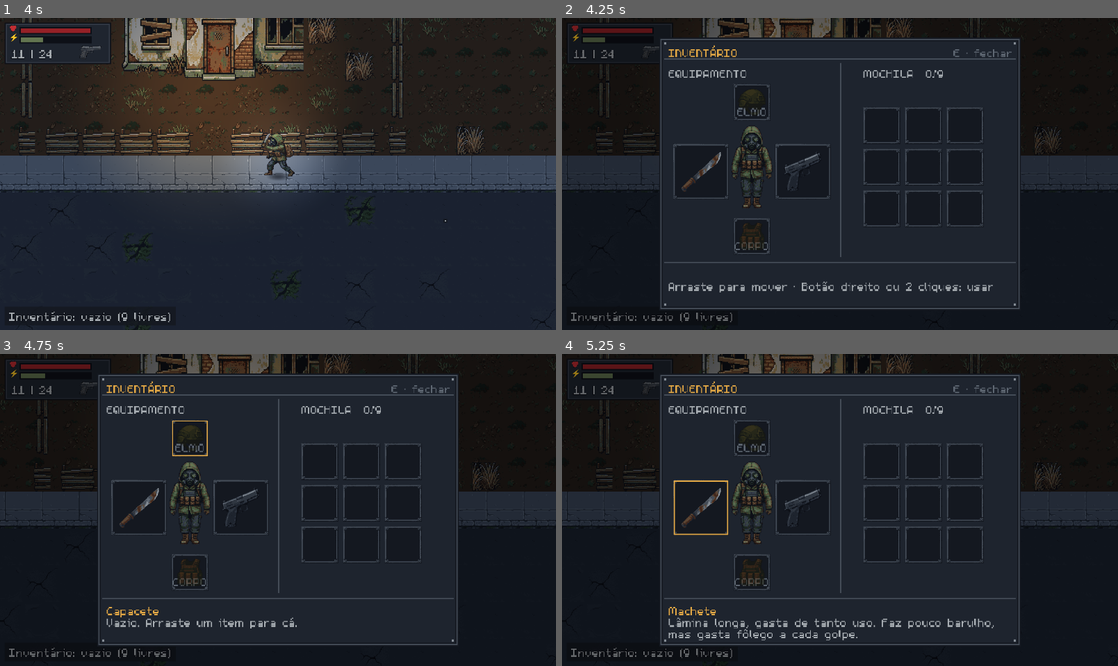
Above: before the commit, frames 1-4 (two rows, left to right).
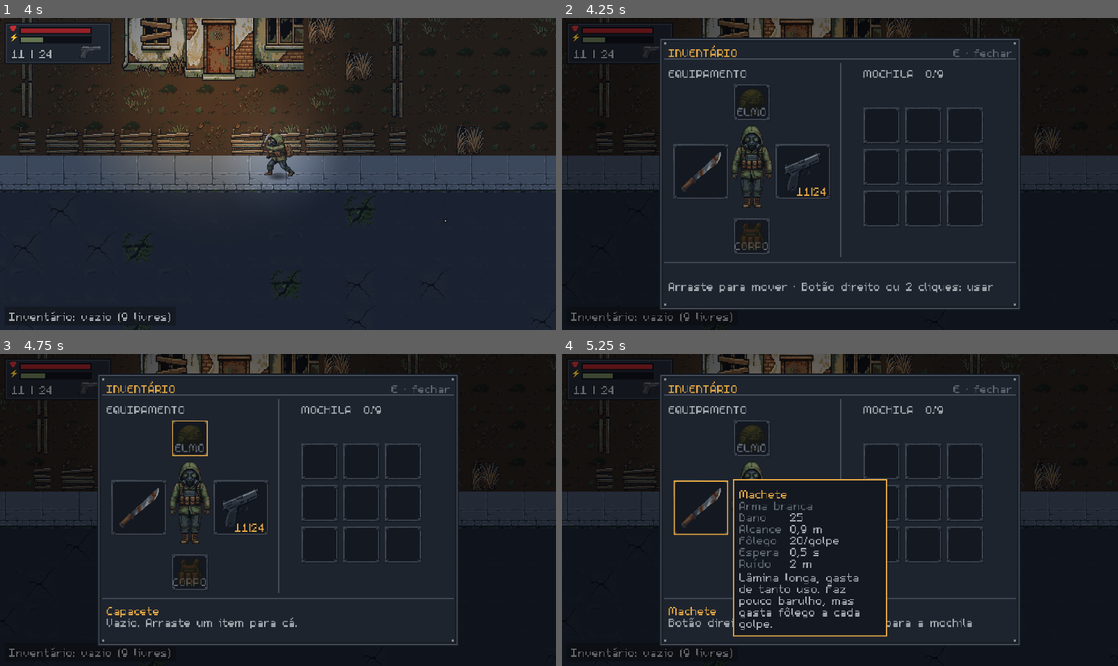
Above: after the commit, the same moments.

Repository: KaiD3v/Afterfall
Game: Godot game, scene res://scenes/main.tscn
Same seed, same stepped clock (60 frames per second), same inputs: the game is played once before the commit and once after it.
Inputs (mouse positions are in pixels of both pictures, inside the frame that each line leads up to):
- Up to frame 1 (4 s): tap Enter at 0.5 s; move the mouse to (400, 158) at 0.52 s; hold D (move_right) 0.53-1.25 s; tap Q (heal) at 0.6 s; click (400, 158) at 0.67 s; tap F (interact) at 0.8, 2.3, 3.8 s; drag from (166, 189) to (250, 236) at 1.27 s; move the mouse to (333, 105) at 2.02 s; hold D (move_right) 2.03-2.75 s; hold Right mouse button (aim) 2.03-2.75 s; click (333, 105) at 2.17 s; drag from (250, 236) to (111, 127) at 2.77 s; move the mouse to (444, 220) at 3.52 s; hold A (move_left) from 3.53 s (still down); tap T (flashlight) at 3.6 s; click (444, 220) at 3.67 s
- Up to frame 2 (4.25 s): keep holding A (move_left); tap E (inventory) at 4.15 s
- Up to frame 3 (4.75 s): release A (move_left) at 4.25 s; drag from (189, 438) to (194, 432) at 4.27 s
- Up to frame 4 (5.25 s): tap Space at 5 s; move the mouse to (701, 506) at 5.02 s; hold S (move_down) from 5.03 s (still down); tap F (interact) at 5.1 s; click (701, 506) at 5.17 s

Frame 1 is identical in both runs. In frame 2, less than 0.1% of the frame differs, in the area x 42-48%, y 54-58%; in frame 3, less than 0.1%; in frame 4, 4.0%, in the area x 19-78%, y 40-92%.

Commit message:
Inventário I3: ficha do item, comparação, munição no slot
- ItemData.type_name()/stats(): cada tipo de item descreve seus números
  (arma branca, arma de fogo, cura, munição, proteção), na unidade da tela.
- ItemSheet: ficha ao lado do slot com nome, tipo, números e descrição;
  itens da mochila comparados ao equipado (+ verde melhor, - ferrugem pior).
- Slot da arma de fogo mostra munição (12|24) ou REC; contador da mochila
  muda de cor cheia; rodapé diz o que o botão direito faz.

Co-Authored-By: Claude Opus 5.5 <noreply@anthropic.com>

Diff:
--- a/scenes/ui/inventory_menu.gd
+++ b/scenes/ui/inventory_menu.gd
@@ -47,6 +47,7 @@
 var _frames := {}  # tamanho do slot -> moldura gerada
 var _hovered: ItemSlot
 var _audio := AudioStreamPlayer.new()
+var sheet := ItemSheet.new()  # ficha do item sob o mouse, ao lado do slot
 var _message_id := 0  # um aviso novo cancela a volta do anterior
 
 @onready var root: Control = $Root
@@ -59,9 +60,9 @@
 	_build()
 	RunState.inventory.changed.connect(_refresh)
 	RunState.equipment.changed.connect(_refresh)
-	player.firearm.changed.connect(_update_locks)
+	player.firearm.changed.connect(_on_firearm_changed)
 	player.died.connect(_on_player_died)
-	_update_locks()
+	_on_firearm_changed()
 	root.hide()
 	_refresh()
 
@@ -182,11 +183,14 @@
 		_audio.play()
 
 
-# A arma de fogo não sai nem entra no slot durante a recarga.
-func _update_locks() -> void:
+# A arma de fogo não sai nem entra no slot durante a recarga, e o slot mostra a munição.
+func _on_firearm_changed() -> void:
 	var slot := gear_slot(EquipmentItem.Slot.FIREARM)
-	if slot:
-		slot.locked = player.firearm.reloading
+	if slot == null:
+		return
+	var gun := player.firearm
+	slot.locked = gun.reloading
+	slot.badge = "REC" if gun.reloading else "%d|%d" % [gun.ammo, gun.reserve]
 
 
 func gear_slot(slot: int) -> ItemSlot:
@@ -202,6 +206,7 @@
 	if _bag_title:
 		var bag := RunState.inventory
 		_bag_title.text = "MOCHILA  %d/%d" % [bag.size(), bag.capacity]
+		_bag_title.add_theme_color_override("font_color", WARN if bag.is_full() else TEXT)  # cheia: avisa
 
 
 func _on_hovered(slot: ItemSlot) -> void:
@@ -221,13 +226,35 @@
 	var item := slot.item() if slot else null
 	if item:
 		_name.text = item.display_name
-		_desc.text = item.description
-	elif slot:
+		_desc.text = _action_hint(slot, item)
+		sheet.show_for(item, _equipped_like(slot, item), slot.get_global_rect(), root.get_global_rect())
+		return
+	sheet.hide()
+	if slot:
 		_name.text = slot.caption if slot.caption else "Bloco vazio"
 		_desc.text = "Vazio. Arraste um item para cá."
 	else:
 		_name.text = ""
 		_desc.text = "Arraste para mover · Botão direito ou 2 cliques: usar"  # a tecla de fechar está no título
+
+
+# O que o botão direito faz com este item, para o rodapé.
+func _action_hint(slot: ItemSlot, item: ItemData) -> String:
+	if slot.container == RunState.equipment:
+		return "Botão direito: desequipar · arraste para a mochila"
+	if item is EquipmentItem:
+		var swap := " (troca com o equipado)" if _equipped_like(slot, item) else ""
+		return "Botão direito: equipar" + swap
+	if item is HealItem:
+		return "Botão direito: usar · Q usa sem abrir o menu"
+	return "Arraste para mover"
+
+
+# O item equipado no mesmo slot que este, para a ficha comparar (só para itens da mochila).
+func _equipped_like(slot: ItemSlot, item: ItemData) -> ItemData:
+	if slot.container == RunState.equipment or not item is EquipmentItem:
+		return null
+	return RunState.equipment.get_at(item.slot)
 
 
 func _build() -> void:
@@ -271,6 +298,7 @@
 	_desc = _label(panel, "", Vector2(8, 208), TEXT)
 	_desc.size = Vector2(PANEL.size.x - 16, 22)
 	_desc.autowrap_mode = TextServer.AUTOWRAP_WORD_SMART
+	root.add_child(sheet)  # por cima do painel
 
 
 # O protagonista parado, de frente, recortado no corpo (sem a margem do quadro) e 2× maior.
--- /dev/null
+++ b/scenes/ui/item_sheet.gd
@@ -0,0 +1,96 @@
+# Ficha do item ao lado do slot sob o mouse: nome, tipo, números (ItemData.stats) e descrição.
+# Com compare_to (o item equipado no mesmo slot), cada número mostra a diferença: verde se o
+# item da ficha é melhor, ferrugem se é pior. Painel e textos são elementos simples por código.
+class_name ItemSheet
+extends Control
+
+const WIDTH := 132
+const PAD := 5
+const LINE := 10
+const GAP := 4  # distância do slot
+const BG := Color8(20, 24, 32)          # shadow_outline
+const BORDER := Color8(227, 168, 69)    # amber_light_glow
+const TITLE := Color8(227, 168, 69)
+const TEXT := Color8(168, 174, 179)     # concrete_highlight
+const DIM := Color8(95, 104, 115)       # concrete_mid
+const BETTER := Color8(128, 138, 96)    # foliage_dry
+const WORSE := Color8(184, 118, 68)     # rust_highlight
+
+var item: ItemData
+var compare_to: ItemData
+
+
+func _init() -> void:
+	mouse_filter = Control.MOUSE_FILTER_IGNORE
+	hide()
+
+
+# Mostra a ficha de it ao lado de slot_rect (coordenadas da tela), dentro de bounds.
+func show_for(it: ItemData, other: ItemData, slot_rect: Rect2, bounds: Rect2) -> void:
+	item = it
+	compare_to = other if other != it else null
+	for c in get_children():
+		c.queue_free()
+	var y := PAD
+	y = _line(it.display_name, y, TITLE)
+	y = _line(it.type_name() + (" · vs. equipado" if compare_to else ""), y, DIM)
+	var theirs := {}
+	if compare_to:
+		for s in compare_to.stats():
+			theirs[s.label] = s
+	for s in it.stats():
+		y = _stat(s, theirs.get(s.label), y)
+	if it.description:
+		y += 2
+		var desc := Label.new()
+		desc.text = it.description
+		desc.position = Vector2(PAD, y)
+		desc.autowrap_mode = TextServer.AUTOWRAP_WORD_SMART
+		desc.custom_minimum_size = Vector2(WIDTH - PAD * 2, 0)  # largura fixa: quebra a linha nela
+		desc.add_theme_color_override("font_color", TEXT)
+		add_child(desc)
+		desc.size = desc.get_minimum_size()
+		y += int(desc.size.y)
+	size = Vector2(WIDTH, y + PAD)
+	# à direita do slot; sem espaço, à esquerda; sempre dentro dos limites
+	var at := Vector2(slot_rect.end.x + GAP, slot_rect.position.y)
+	if at.x + size.x > bounds.end.x:
+		at.x = slot_rect.position.x - GAP - size.x
+	at.y = clampf(at.y, bounds.position.y, bounds.end.y - size.y)
+	position = at.round()
+	queue_redraw()
+	show()
+
+
+func _line(text: String, y: int, color: Color) -> int:
+	var l := Label.new()
+	l.text = text
+	l.position = Vector2(PAD, y)
+	l.add_theme_color_override("font_color", color)
+	add_child(l)
+	return y + LINE
+
+
+# "Dano 25", com "+15" ou "-15" ao lado na cor de melhor ou pior.
+func _stat(s: Dictionary, other, y: int) -> int:
+	_label(s.label, Vector2(PAD, y), DIM)
+	_label(s.text, Vector2(PAD + 44, y), TEXT)
+	if other != null and s.value != other.value:
+		var diff: float = s.value - other.value
+		var better: bool = (diff > 0) == s.higher_is_better
+		_label(("+" if diff > 0 else "-") + ItemData.num(absf(diff)), Vector2(WIDTH - PAD - 30, y), BETTER if better else WORSE)
+	return y + LINE
+
+
+func _label(text: String, at: Vector2, color: Color) -> void:
+	var l := Label.new()
+	l.text = text
+	l.position = at
+	l.add_theme_color_override("font_color", color)
+	add_child(l)
+
+
+func _draw() -> void:
+	var r := Rect2(Vector2.ZERO, size)
+	draw_rect(r, BG)
+	draw_rect(r, BORDER, false, 1.0)
--- a/scenes/ui/item_slot.gd
+++ b/scenes/ui/item_slot.gd
@@ -40,6 +40,10 @@
 		locked = value
 		queue_redraw()
 var drop_state := Drop.NONE
+var badge := "":            # texto no canto do slot com item (munição da arma de fogo)
+	set(value):
+		badge = value
+		queue_redraw()
 
 var _hover := false
 var _icon := TextureRect.new()
@@ -115,6 +119,8 @@
 		draw_rect(r.grow(-2), FILL)
 		for c in [Vector2(2, 2), Vector2(slot_size.x - 3, 2), Vector2(2, slot_size.y - 3), Vector2(slot_size.x - 3, slot_size.y - 3)]:
 			draw_rect(Rect2(c, Vector2.ONE), RIVET)
+	if badge and item():
+		draw_string(get_theme_default_font(), Vector2(0, slot_size.y - 3), badge, HORIZONTAL_ALIGNMENT_RIGHT, slot_size.x - 3, 16, HOVER)
 	if short_caption and item() == null:
 		draw_string(get_theme_default_font(), Vector2(0, slot_size.y - 4), short_caption, HORIZONTAL_ALIGNMENT_CENTER, slot_size.x, 16, LABEL)
 	if drop_state == Drop.ACCEPT:
--- a/scripts/items/ammo_item.gd
+++ b/scripts/items/ammo_item.gd
@@ -6,6 +6,14 @@
 @export var amount := 6
 
 
+func type_name() -> String:
+	return "Munição"
+
+
+func stats() -> Array[Dictionary]:
+	return [stat("Balas", amount, str(amount))]
+
+
 func on_pickup(user: Node) -> bool:
 	user.firearm.reserve += amount
 	return false
--- a/scripts/items/armor_item.gd
+++ b/scripts/items/armor_item.gd
@@ -4,3 +4,8 @@
 extends EquipmentItem
 
 @export var protection := 0.0  # fração do dano evitada, 0 a 1
+
+
+func stats() -> Array[Dictionary]:
+	var text := "%d%% (ainda sem efeito)" % roundi(protection * 100)  # a proteção ainda não reduz dano
+	return [stat("Proteção", protection, text)]
--- a/scripts/items/equipment_item.gd
+++ b/scripts/items/equipment_item.gd
@@ -6,3 +6,9 @@
 
 @export var slot := Slot.MELEE
 @export var equip_sound: AudioStream  # toca no menu quando o item é equipado
+
+const SLOT_NAMES := {Slot.MELEE: "Arma branca", Slot.FIREARM: "Arma de fogo", Slot.HEAD: "Capacete", Slot.BODY: "Colete"}
+
+
+func type_name() -> String:
+	return SLOT_NAMES[slot]
--- a/scripts/items/heal_item.gd
+++ b/scripts/items/heal_item.gd
@@ -3,6 +3,14 @@
 extends ItemData
 
 @export var heal := 30.0
+
+
+func type_name() -> String:
+	return "Consumível"
+
+
+func stats() -> Array[Dictionary]:
+	return [stat("Cura", heal, "+" + num(heal))]
 
 
 func use(user: Node) -> bool:
--- a/scripts/items/item_data.gd
+++ b/scripts/items/item_data.gd
@@ -17,3 +17,24 @@
 # Uso pelo inventário (tecla Q ou botão direito no menu). true = gastou o item.
 func use(_user: Node) -> bool:
 	return false
+
+
+# Tipo mostrado na ficha do menu ("Consumível", "Arma branca"...).
+func type_name() -> String:
+	return "Item"
+
+
+# Números da ficha do menu, lidos dos dados: cada linha é stat(rótulo, valor, texto, maior_melhor),
+# com o valor já na unidade do texto (a diferença na comparação sai na mesma unidade).
+# A comparação com o item equipado casa as linhas pelo rótulo.
+func stats() -> Array[Dictionary]:
+	return []
+
+
+static func stat(label: String, value: float, text: String, higher_is_better := true) -> Dictionary:
+	return {"label": label, "value": value, "text": text, "higher_is_better": higher_is_better}
+
+
+# Número com vírgula decimal e sem casas inúteis: 0,5 · 10 · 1,5.
+static func num(value: float) -> String:
+	return String.num(value, 1).trim_suffix(".0").replace(".", ",")
--- a/scripts/items/weapon_item.gd
+++ b/scripts/items/weapon_item.gd
@@ -3,3 +3,22 @@
 extends EquipmentItem
 
 @export var weapon: WeaponData
+
+const METERS := 1.0 / World.TILE  # na ficha, 1 tile = 1 m
+
+
+func stats() -> Array[Dictionary]:
+	var out: Array[Dictionary] = [stat("Dano", weapon.damage, num(weapon.damage))]
+	var melee := weapon as MeleeData
+	var gun := weapon as FirearmData
+	if melee:
+		out.append(stat("Alcance", melee.reach * METERS, num(melee.reach * METERS) + " m"))
+		out.append(stat("Fôlego", weapon.stamina_cost, num(weapon.stamina_cost) + "/golpe", false))
+		out.append(stat("Espera", weapon.cooldown, num(weapon.cooldown) + " s", false))
+	elif gun:
+		out.append(stat("Pente", gun.mag_size, str(gun.mag_size)))
+		out.append(stat("Alcance", gun.max_range * METERS, num(gun.max_range * METERS) + " m"))
+		out.append(stat("Recarga", gun.reload_time, num(gun.reload_time) + " s", false))
+	if weapon.noise > 0.0:
+		out.append(stat("Ruído", weapon.noise * METERS, num(weapon.noise * METERS) + " m", false))
+	return out
--- a/tests/test_inventory.gd
+++ b/tests/test_inventory.gd
@@ -88,9 +88,9 @@
 	menu.activate(menu.bag_slots[_index(bag, HELMET)])
 	check("botão direito no capacete da mochila equipa", gear.get_at(HEAD) == HELMET)
 	head_slot.hovered.emit(head_slot)
-	check("passar o mouse mostra nome e descrição", menu._name.text == HELMET.display_name and menu._desc.text == HELMET.description)
+	check("passar o mouse mostra a ficha do item e a ação no rodapé", menu.sheet.visible and menu.sheet.item == HELMET and menu._name.text == HELMET.display_name and menu._desc.text.begins_with("Botão direito: desequipar"))
 	head_slot.unhovered.emit(head_slot)
-	check("ao sair do item o rodapé volta à dica", menu._name.text == "" and menu._desc.text.begins_with("Arraste"))
+	check("ao sair do item a ficha some e o rodapé volta à dica", not menu.sheet.visible and menu._name.text == "" and menu._desc.text.begins_with("Arraste"))
 	check("armas em slots de 48 px, cabeça e corpo em 32", _gear_slot(menu, MELEE).size == ItemSlot.LARGE and _gear_slot(menu, FIREARM).size == ItemSlot.LARGE and head_slot.size == ItemSlot.SMALL and body_slot.size == ItemSlot.SMALL)
 	check("slots vazios com rótulo curto", menu.gear_slots.map(func(s): return s.short_caption) == ["ELMO", "BRANCA", "FOGO", "CORPO"])
 
@@ -125,6 +125,37 @@
 	check("na recarga a arma de fogo trava e avisa", gun_slot.locked and gun_slot._get_drag_data(Vector2.ZERO) == null and menu._name.text == "Recarregando: espere a arma")
 	player.firearm.reloading = false
 	check("e destrava depois", not gun_slot.locked)
+
+	# 4c. I3: números do item, comparação com o equipado, munição no slot, mochila cheia.
+	check("números do machete na ficha", _labels(MACHETE.stats()) == ["Dano 25", "Alcance 0,9 m", "Fôlego 20/golpe", "Espera 0,5 s", "Ruído 2 m"])
+	check("números da pistola", _labels(PISTOL.stats()) == ["Dano 40", "Pente 12", "Alcance 10 m", "Recarga 1,5 s", "Ruído 10 m"])
+	check("bandagem e capacete", _labels(BANDAGE.stats()) == ["Cura +30"] and HELMET.stats()[0].text.contains("sem efeito"))
+	var axe := WeaponItem.new()
+	axe.display_name = "Machado"
+	axe.slot = MELEE
+	var axe_data: MeleeData = MACHETE.weapon.duplicate()
+	axe_data.damage = 45.0
+	axe_data.cooldown = 0.8
+	axe.weapon = axe_data
+	bag.clear()
+	bag.add(axe)
+	var axe_slot: ItemSlot = menu.bag_slots[0]
+	axe_slot.hovered.emit(axe_slot)
+	var diffs: Dictionary = _diff_labels(menu.sheet)
+	check("ficha compara com o machete equipado (%s)" % diffs, menu.sheet.compare_to == MACHETE and diffs.get("+20") == ItemSheet.BETTER and diffs.get("+0,3") == ItemSheet.WORSE)
+	check("rodapé avisa a troca ao equipar", menu._desc.text == "Botão direito: equipar (troca com o equipado)")
+	check("ficha fica dentro da tela", menu.root.get_global_rect().encloses(menu.sheet.get_global_rect()))
+	var gun_badge: String = _gear_slot(menu, FIREARM).badge
+	check("slot da pistola mostra a munição (%s)" % gun_badge, gun_badge == "%d|%d" % [player.firearm.ammo, player.firearm.reserve])
+	player.firearm.reloading = true
+	check("e REC na recarga", _gear_slot(menu, FIREARM).badge == "REC")
+	player.firearm.reloading = false
+	for i in 8:
+		bag.add(BANDAGE)
+	check("mochila cheia muda a cor do contador", menu._bag_title.get_theme_color("font_color") == menu.WARN)
+	bag.clear()
+	check("e volta ao normal", menu._bag_title.get_theme_color("font_color") == menu.TEXT)
+
 	menu._unhandled_input(_key(KEY_ESCAPE))
 	check("Esc fecha e devolve o controle", not menu.is_open() and not player.input_locked)
 
@@ -142,6 +173,19 @@
 		if bag.get_at(i) == item:
 			return i
 	return -1
+
+
+func _labels(stats: Array[Dictionary]) -> Array:
+	return stats.map(func(s): return "%s %s" % [s.label, s.text])
+
+
+# Textos de diferença na ficha ("+20") -> cor.
+func _diff_labels(sheet: Control) -> Dictionary:
+	var out := {}
+	for c in sheet.get_children():
+		if c is Label and not c.is_queued_for_deletion() and (c.text.begins_with("+") or c.text.begins_with("-")) and c.position.x > 60:
+			out[c.text] = c.get_theme_color("font_color")
+	return out
 
 
 func _gear_slot(menu: Node, slot: int) -> ItemSlot:
Not shown, added: scenes/ui/item_sheet.gd.uid
